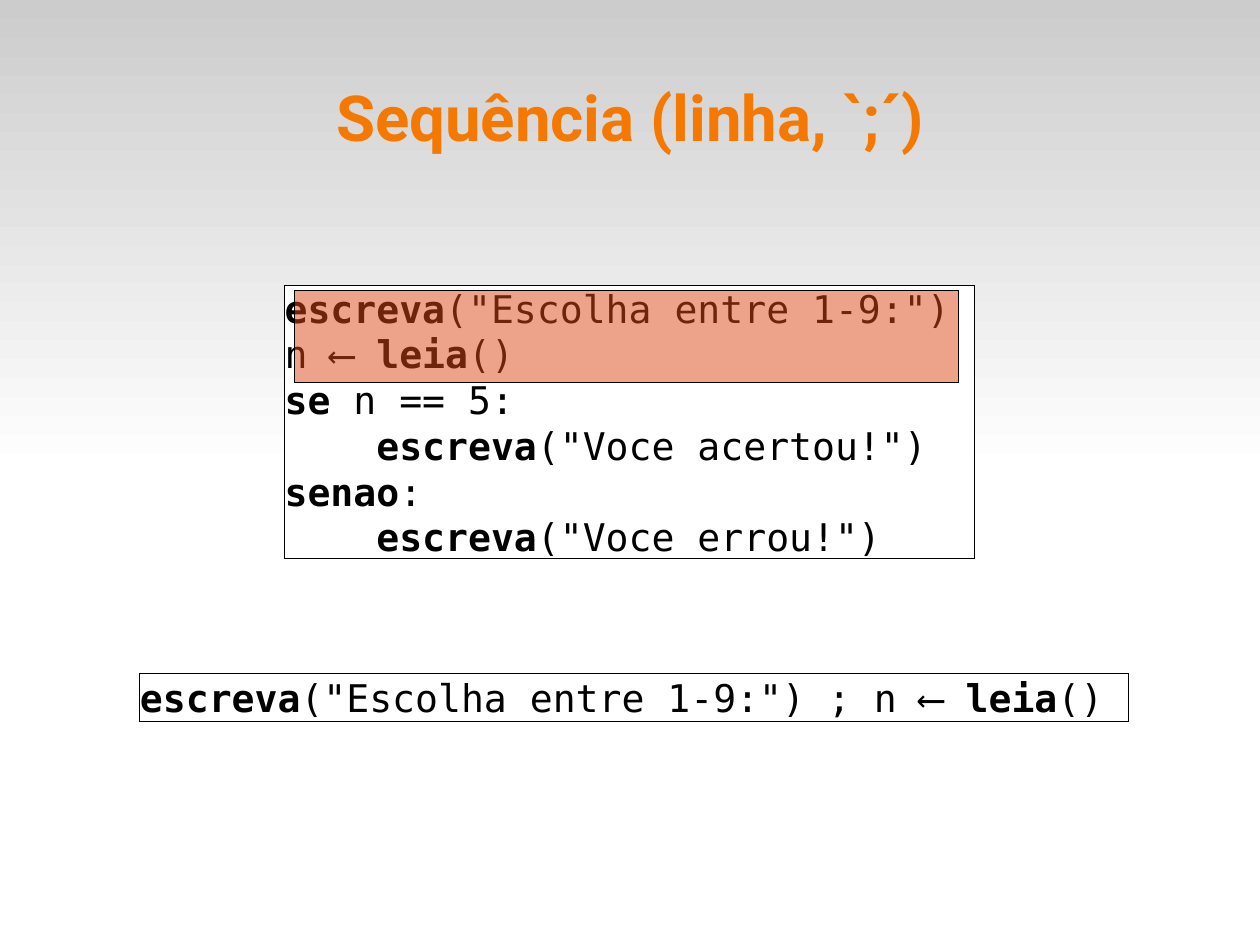
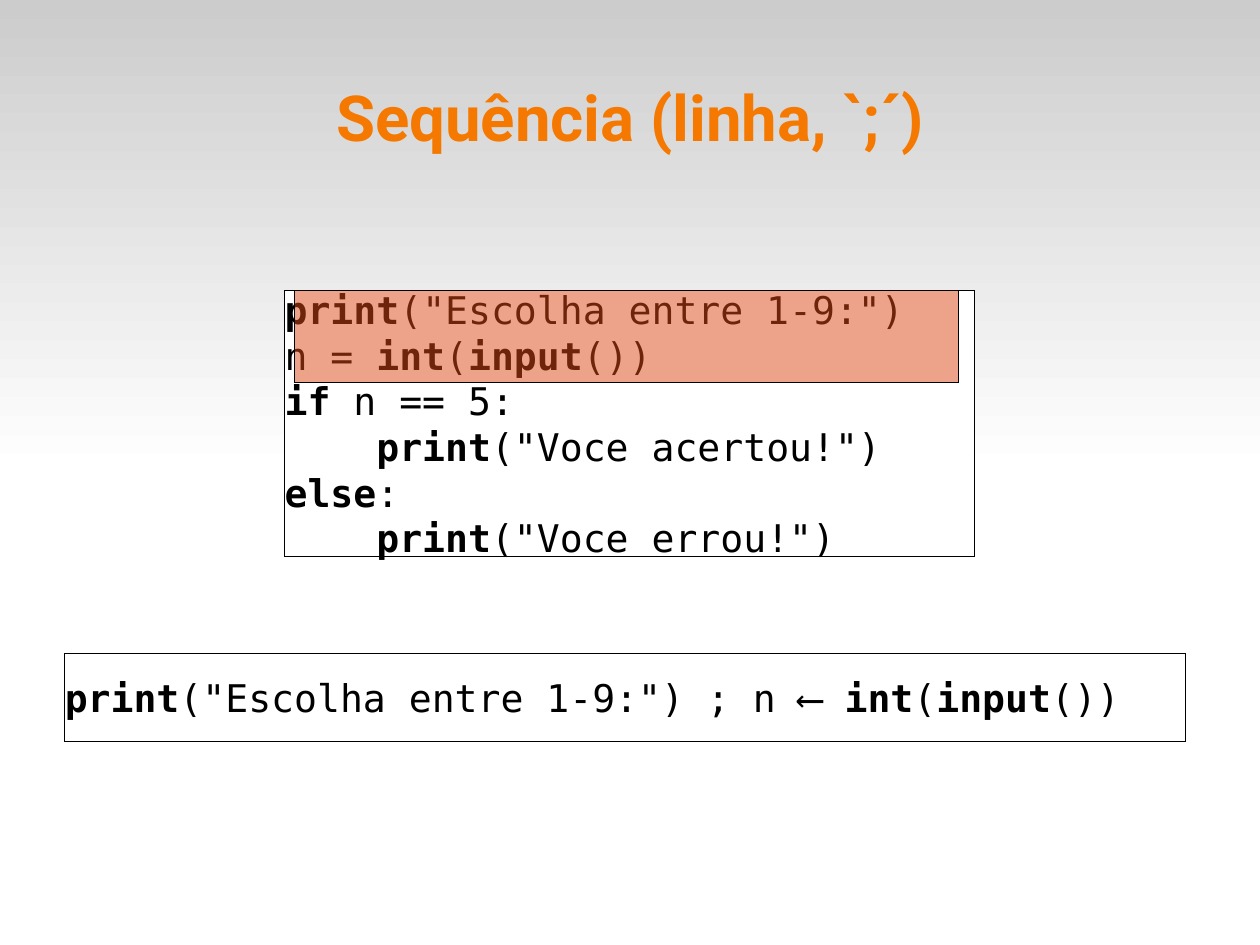
Before and after one commit to fsantanna-uerj/IPD, a slide deck: slide 14 of slides/ipd-03.odp. Drawn at 1260x945 pixels with LibreOffice and Linux fonts; fonts in the diff are those of the drawing. Boxes give left, top, right and bottom in pixels: in the first picture for what was removed or moved away, otherwise in the second. Text is boxed around its words. In the diff, an @@ line names an element or a change of style, - is before the commit and + after.

```diff
--- a/slides/ipd-03.odp
+++ b/slides/ipd-03.odp
@@ text in rectangle at [285, 293, 904, 560]: text changed @@
-escreva("Escolha entre 1-9:")
-n ⟵ leia()
-se n == 5:
-escreva("Voce acertou!")
-senao:
-escreva("Voce errou!")
+print("Escolha entre 1-9:")
+n = int(input())
+if n == 5:
+print("Voce acertou!")
+else:
+print("Voce errou!")
@@ rectangle "print("Escolha entre 1-9:")": place and size @@
-rectangle "print("Escolha entre 1-9:")" at [285, 286, 974, 559]
+rectangle "print("Escolha entre 1-9:")" at [285, 290, 974, 557]
@@ rectangle "print("Escolha entre 1-9:") ; n ...": place and size @@
-rectangle "print("Escolha entre 1-9:") ; n ..." at [141, 675, 1130, 721]
+rectangle "print("Escolha entre 1-9:") ; n ..." at [65, 653, 1187, 742]
@@ text in rectangle at [65, 681, 1120, 720]: text changed @@
-escreva("Escolha entre 1-9:") ; n ⟵ leia()
+print("Escolha entre 1-9:") ; n ⟵ int(input())
```
Also in this commit, not shown: 9 other slides changed, 4 slides removed, 7 other files.
